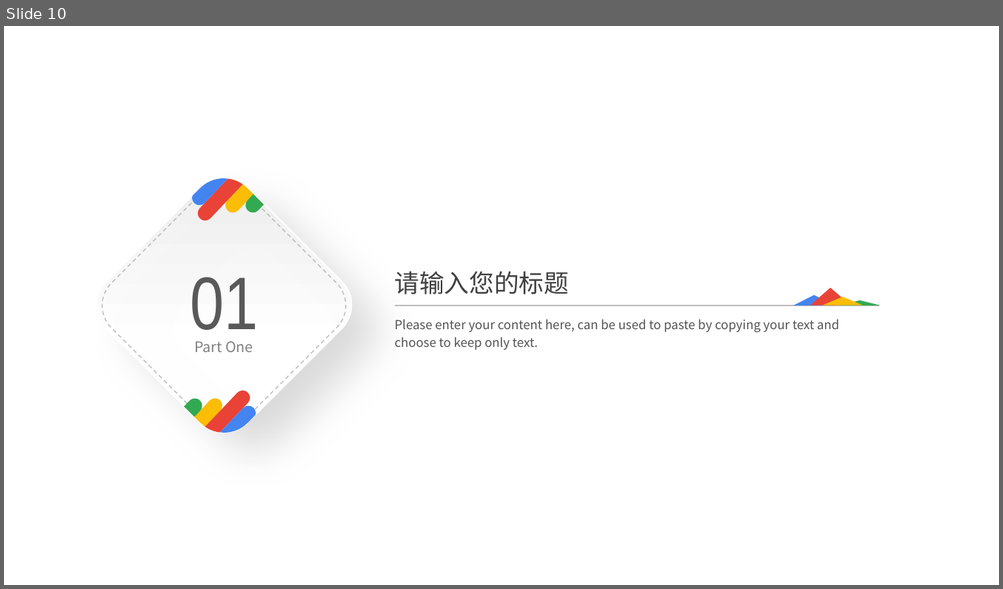
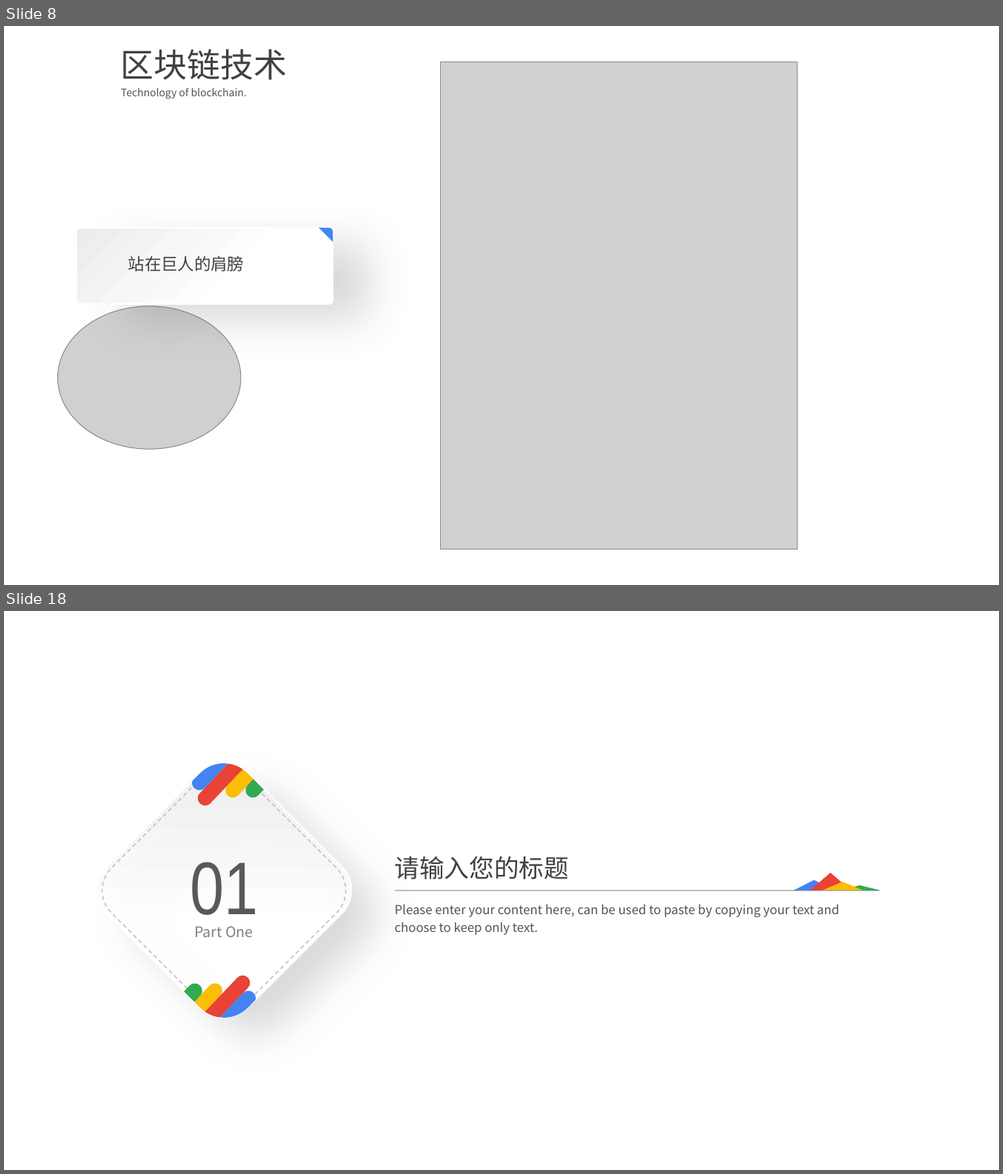
Before and after one commit to bingozwb/Blockchain-intro., a slide deck: doc/BlockChain Intro.pptx. Shown one above the other, each under a label of ours: slide 10 before the commit, slides 8 and 18 after it; the slides between them are not shown. The pictures are 1003x589 and 1003x1174 pixels, drawn with LibreOffice and Linux fonts; fonts in the diff are those of the drawing; grey boxes stand for pictures; background and template pictures are left out. Boxes give left, top, right and bottom in pixels: in the first picture for what was removed or moved away, otherwise in the second. Text is boxed around its words. In the diff, an @@ line names an element or a change of style, - is before the commit and + after.

```diff
--- a/doc/BlockChain Intro.pptx
+++ b/doc/BlockChain Intro.pptx
@@ slide 8 added at <box>4,26,999,585</box>, background picture (left out) @@
@@ text added at <box>121,49,287,80</box>, 32 pt, text #404040 @@
+区块链技术
@@ picture added at <box>441,62,797,550</box> @@
@@ text added at <box>121,88,247,99</box>, 10 pt, text #404040 at 90% opacity @@
+Technology of blockchain.
@@ freeform shape added at <box>319,221,339,241</box>, fill #4384F1 @@
@@ freeform shape added at <box>77,228,333,312</box>, fill gradient #FFFFFF to #ECECEC, outline #FFFFFF 1.5 pt @@
@@ text added at <box>128,256,244,272</box>, 16 pt, text #404040 @@
+站在巨人的肩膀
@@ picture added at <box>58,306,241,450</box> @@
@@ what was slide 10 is now slide 18 @@
```
Also in this commit, not shown: 11 slides changed, 11 other slides added, 4 slides removed.
